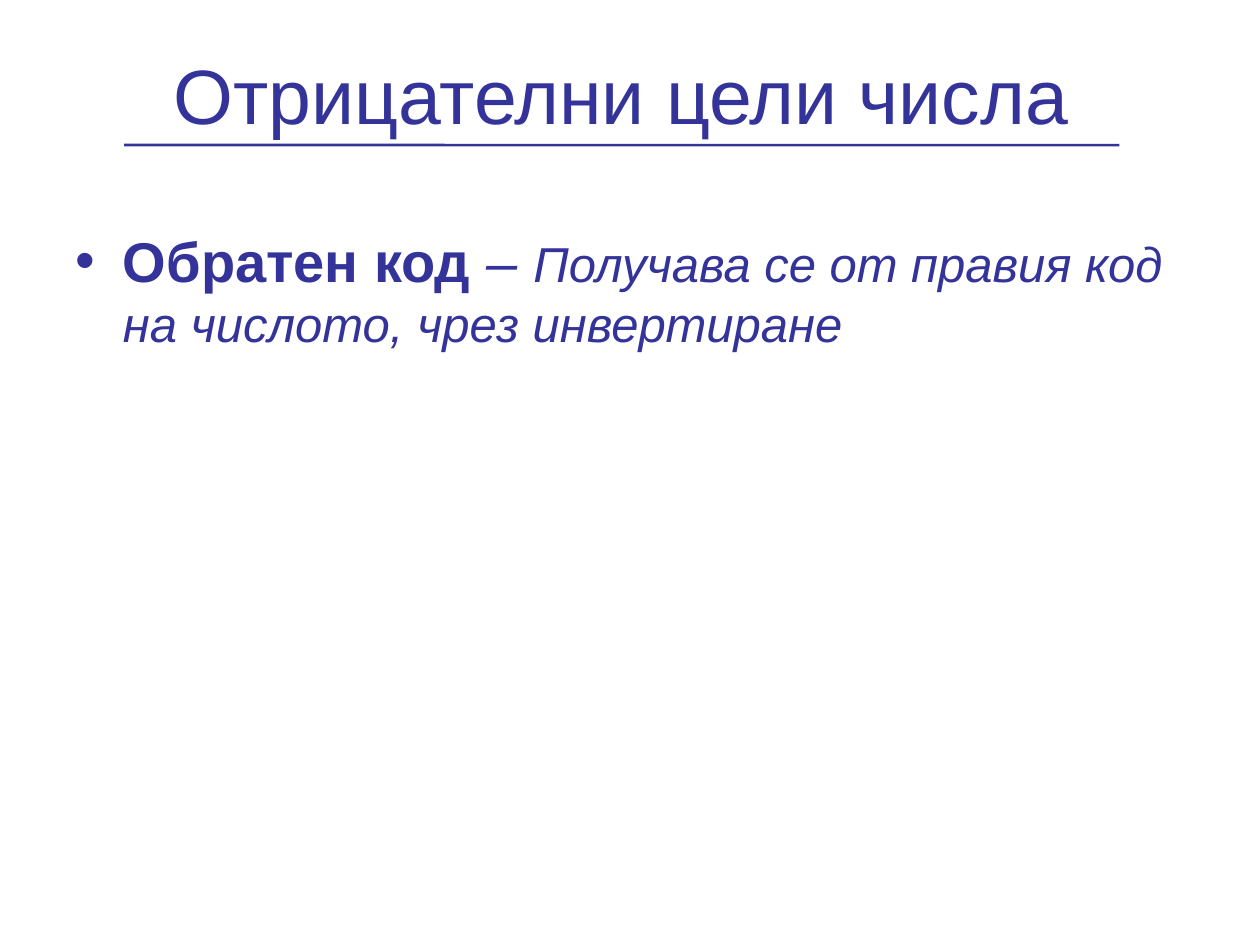
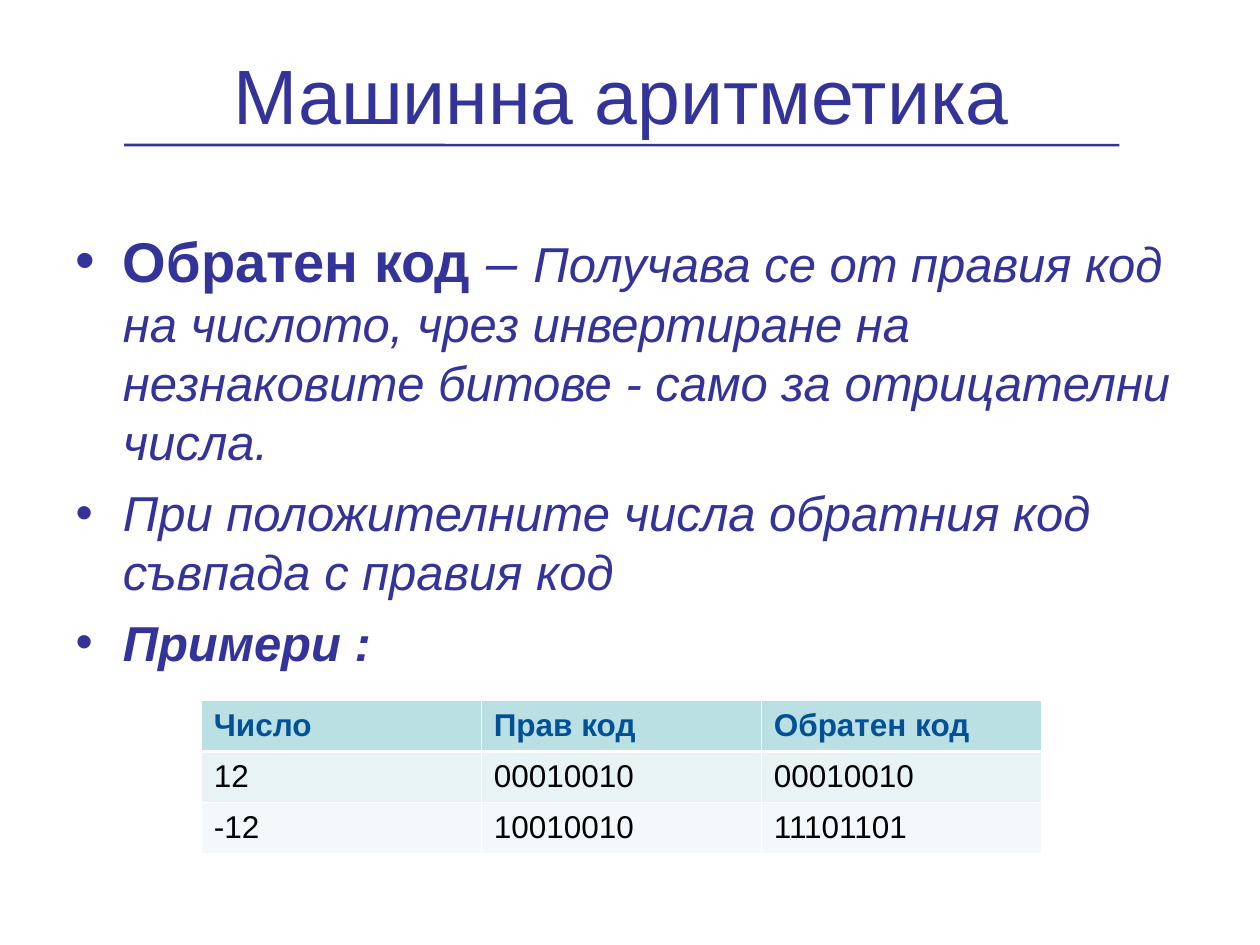
Before and after one commit to vpeevski/academy, a slide deck: slide 11 of Presentations/NumericalSystems/PredstavqneNaChislata.ppt (slide 7 before the commit). Drawn at 1260x945 pixels with LibreOffice and Linux fonts; fonts in the diff are those of the drawing; background and template pictures are left out. Boxes give left, top, right and bottom in pixels: in the first picture for what was removed or moved away, otherwise in the second. Text is boxed around its words. In the diff, an @@ line names an element or a change of style, - is before the commit and + after.

```diff
--- a/Presentations/NumericalSystems/PredstavqneNaChislata.ppt
+++ b/Presentations/NumericalSystems/PredstavqneNaChislata.ppt
@@ title at box(233, 71, 1008, 139): text changed @@
-Отрицателни цели числа
+Машинна аритметика
@@ text at box(123, 241, 1171, 671): text changed @@
-• Обратен код – Получава се от правия код на числото, чрез инвертиране
+• Обратен код – Получава се от правия код на числото, чрез инвертиране на незнаковите битове - само за отрицателни числа.
+• При положителните числа обратния код съвпада с правия код
+• Примери :
@@ table added at box(202, 701, 1041, 853), 3 rows, 3 columns @@
+Число | Прав код | Обратен код
+12 | 00010010 | 00010010
+-12 | 10010010 | 11101101
```
Also in this commit, not shown: 4 other slides changed, 4 slides added, 10 slides removed.
